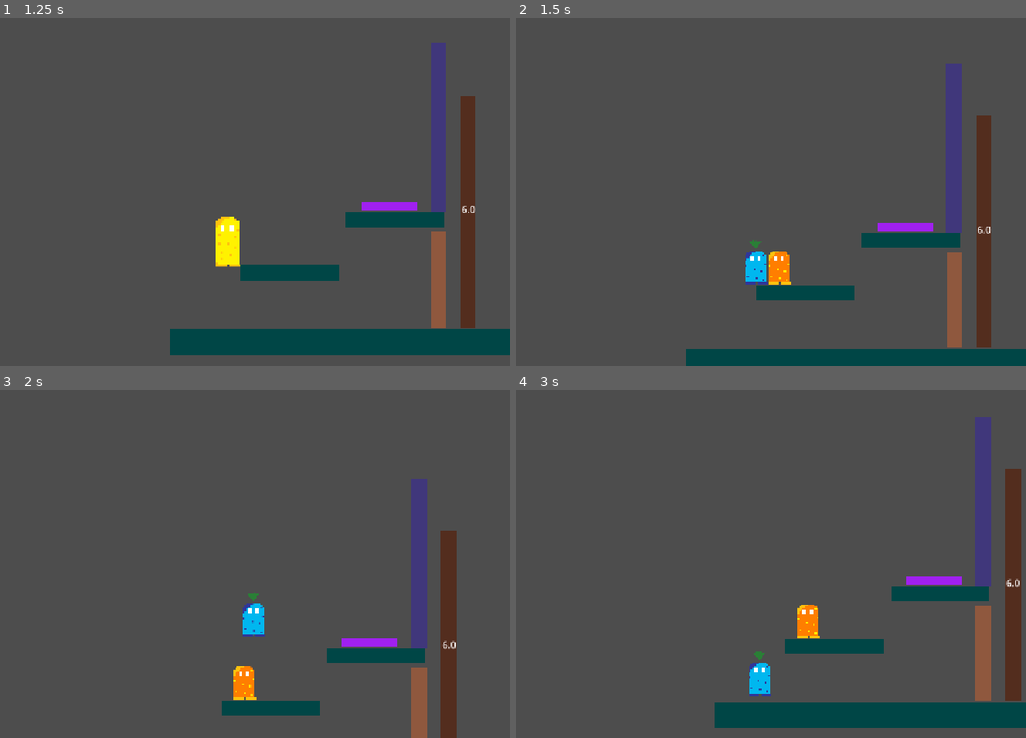
Above: before the commit, frames 1-4 (two rows, left to right).
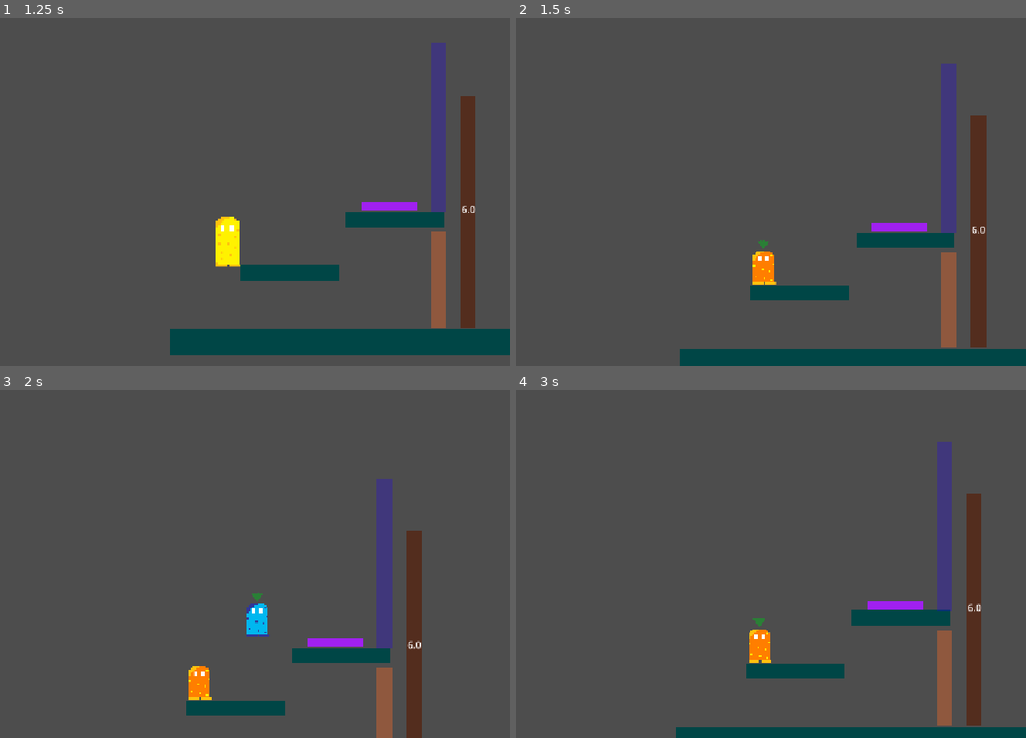
Above: after the commit, the same moments.

Repository: szilveszterbiro7/week4
Game: Godot game, scene res://Scenes/level4.tscn
The game is run twice, just before and just after one commit, with the same random seed, the same clock (stepped at 60 frames per second) and the same inputs. This scene is started directly instead of the project's main scene.
Inputs (mouse positions are in pixels of both pictures, inside the frame that each line leads up to):
- Up to frame 1 (1.25 s): tap Enter at 0.5 s; move the mouse to (336, 174) at 0.52 s; hold D (right) from 0.53 s (still down); tap Tab (change_character) at 0.6 s; click (336, 174) at 0.67 s; tap W (jump) at 0.77 s
- Up to frame 2 (1.5 s): keep holding D (right); move the mouse to (592, 209) at 1.27 s; tap F (split) at 1.35 s
- Up to frame 3 (2 s): keep holding D (right); tap W (jump) at 1.52 s
- Up to frame 4 (3 s): move the mouse to (781, 487) at 2.02 s; release D (right) at 2.03 s; hold A (left) 2.03-2.78 s; tap Alt at 2.1 s; move the mouse to (684, 633) at 2.77 s; hold D (right) from 2.78 s (still down); tap Shift at 2.85 s; click (684, 633) at 2.92 s

Frame 1 is identical in both runs. In frame 2, 4.1% of the frame differs, in the area x 32-94%, y 13-100%; in frame 3, 9.3%; in frame 4, 19%, in the area x 31-100%, y 7-100%.

Commit message:
First release

Diff:
--- a/week-4/Scenes/level4.tscn
+++ b/week-4/Scenes/level4.tscn
@@ -7,6 +7,7 @@
 [ext_resource type="PackedScene" uid="uid://xmtdx5e5rg6w" path="res://Scenes/door.tscn" id="5_e7bnd"]
 [ext_resource type="PackedScene" uid="uid://8s224681l7qj" path="res://Scenes/pressureplate.tscn" id="6_a6t2m"]
 [ext_resource type="PackedScene" uid="uid://3xvfopas1u0d" path="res://Scenes/exit_gate.tscn" id="7_mg2ol"]
+[ext_resource type="PackedScene" uid="uid://b6ly12n3l63qt" path="res://Scenes/final_screen.tscn" id="8_7u67b"]
 [ext_resource type="PackedScene" uid="uid://bj2vhjs201u2" path="res://Scenes/timed_plate.tscn" id="9_7u67b"]
 
 [sub_resource type="RectangleShape2D" id="RectangleShape2D_ce5me"]
@@ -64,10 +65,14 @@
 [node name="Clone1" parent="." unique_id=1393418881 instance=ExtResource("3_21ycj")]
 visible = false
 position = Vector2(407, 379)
+collision_layer = 4
+collision_mask = 33
 
 [node name="Clone2" parent="." unique_id=539241314 instance=ExtResource("3_21ycj")]
 visible = false
 position = Vector2(960, 350)
+collision_layer = 8
+collision_mask = 17
 
 [node name="Sprite2D" parent="Clone2" index="1" unique_id=1240714779]
 texture = ExtResource("4_egqhl")
@@ -90,6 +95,8 @@
 
 [node name="Pressureplate" parent="." unique_id=169107418 node_paths=PackedStringArray("door") instance=ExtResource("6_a6t2m")]
 position = Vector2(114, 539)
+collision_layer = 0
+collision_mask = 14
 door = NodePath("../Door2")
 
 [node name="Door2" parent="." unique_id=722675094 instance=ExtResource("5_e7bnd")]
@@ -100,7 +107,7 @@
 
 [node name="ExitGate" parent="." unique_id=103256322 instance=ExtResource("7_mg2ol")]
 position = Vector2(1195, 181)
-next_scene = null
+next_scene = ExtResource("8_7u67b")
 
 [node name="TimedPlate" parent="." unique_id=1516984929 node_paths=PackedStringArray("door") instance=ExtResource("9_7u67b")]
 position = Vector2(-1019, 203)
@@ -239,16 +246,16 @@
 offset_bottom = 59.0
 color = Color(0.13425371, 0, 0.94271684, 0.28627452)
 
-[node name="BlueBarrier2" type="StaticBody2D" parent="." unique_id=1320470018]
+[node name="OrangeBarrier" type="StaticBody2D" parent="." unique_id=1320470018]
 position = Vector2(26, 307)
 collision_layer = 16
 collision_mask = 32
 
-[node name="CollisionShape2D" type="CollisionShape2D" parent="BlueBarrier2" unique_id=799520846]
+[node name="CollisionShape2D" type="CollisionShape2D" parent="OrangeBarrier" unique_id=799520846]
 position = Vector2(-32, -157.0625)
 shape = SubResource("RectangleShape2D_21ycj")
 
-[node name="ColorRect" type="ColorRect" parent="BlueBarrier2" unique_id=803041074]
+[node name="ColorRect" type="ColorRect" parent="OrangeBarrier" unique_id=803041074]
 offset_left = -50.0
 offset_top = -378.0
 offset_right = -9.0
--- a/week-4/Scenes/timed_plate.tscn
+++ b/week-4/Scenes/timed_plate.tscn
@@ -6,6 +6,8 @@
 size = Vector2(139.5, 26)
 
 [node name="TimedPlate" type="Area2D" unique_id=1516984929]
+collision_layer = 0
+collision_mask = 14
 script = ExtResource("1_mqcqa")
 
 [node name="CollisionShape2D" type="CollisionShape2D" parent="." unique_id=870691687]
Not shown, added: week-4/Exports/index.apple-touch-icon.png.import
Not shown, added: week-4/Exports/index.icon.png.import
Not shown, added: week-4/Exports/index.png.import
Not shown, added: week-4/export_presets.cfg
Not shown, added: week-4/Exports/Split.zip
Not shown, added: week-4/Exports/index.apple-touch-icon.png
Not shown, added: week-4/Exports/index.audio.position.worklet.js
Not shown, added: week-4/Exports/index.audio.worklet.js
Not shown, added: week-4/Exports/index.icon.png
Not shown, added: week-4/Exports/index.js
Not shown, added: week-4/Exports/index.pck
Not shown, added: week-4/Exports/index.png
(and 1 more such lines)
